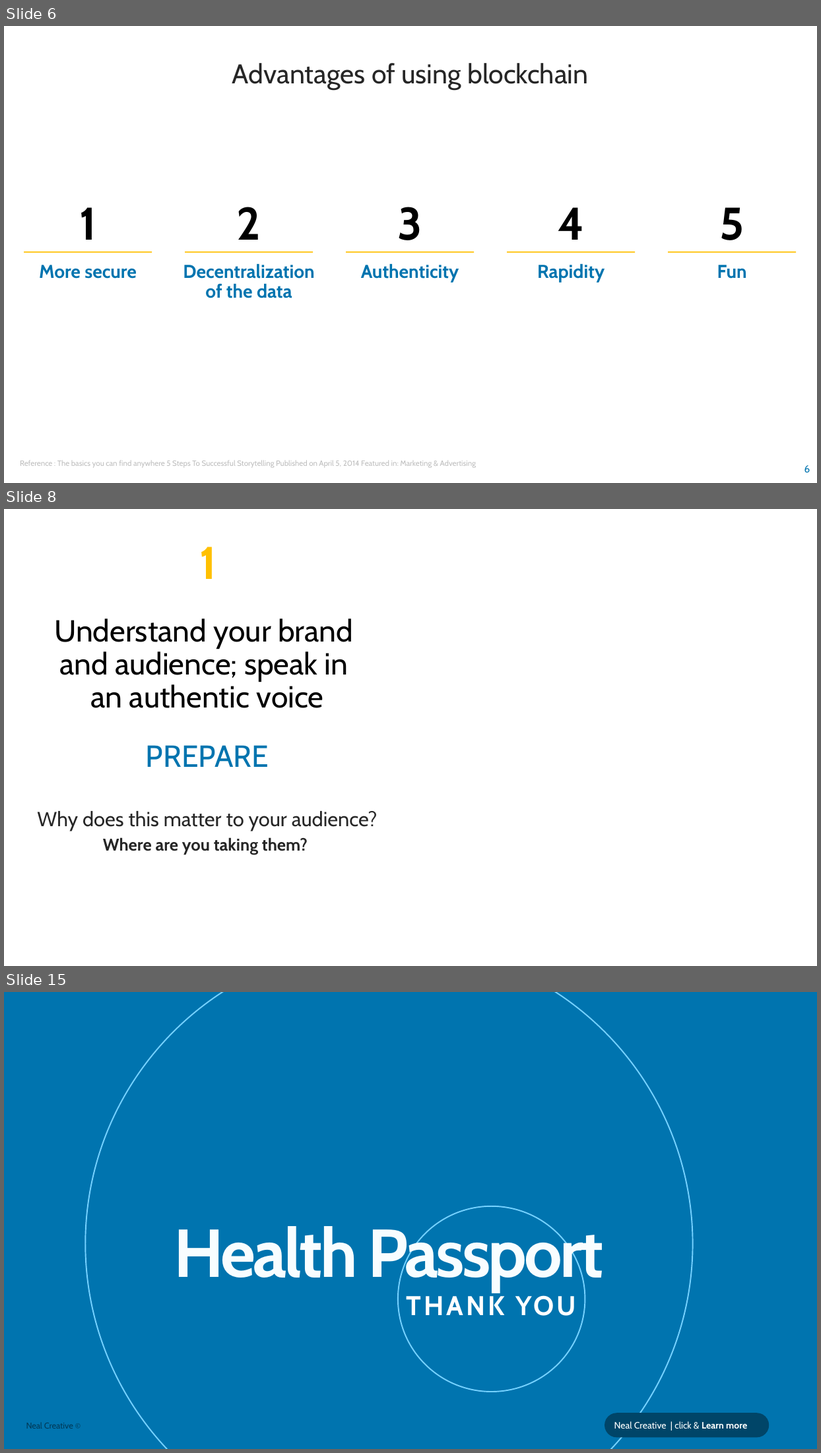
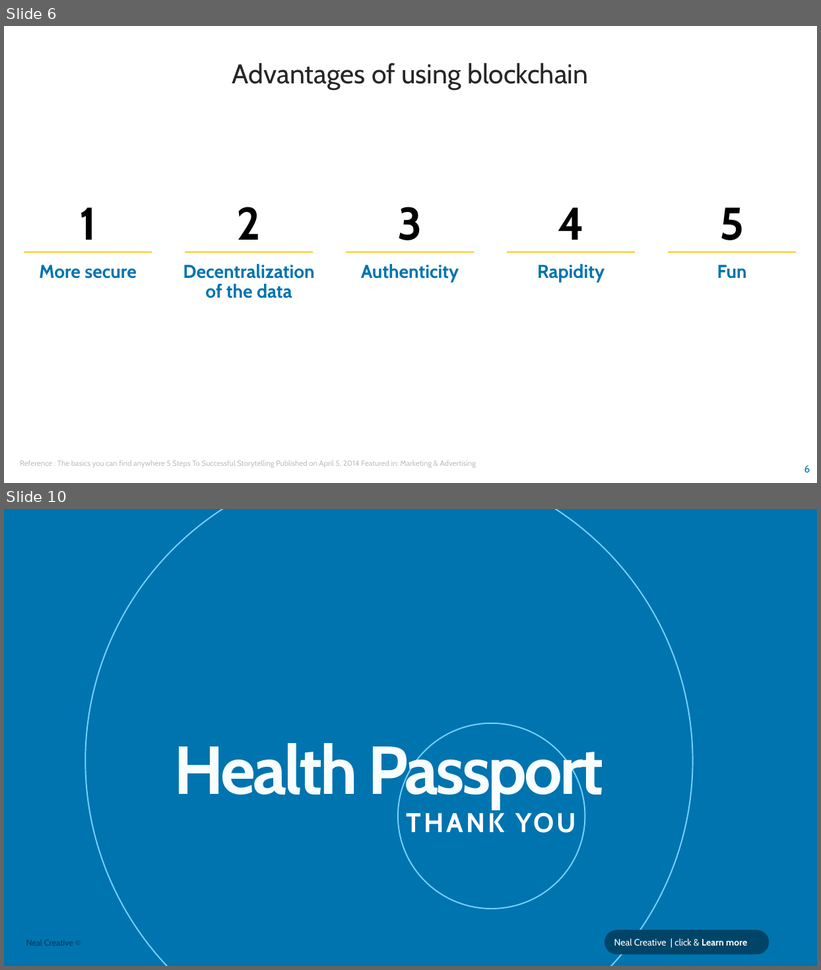
Before and after one commit to amaury-mercier/hackathon_blockchain, a slide deck: Hackathon Blockchain bis.pptx. Shown one above the other, each under a label of ours: slides 6, 8 and 15 before the commit, slides 6 and 10 after it; the slides between them are not shown. The pictures are 821x1453 and 821x970 pixels, drawn with LibreOffice and Linux fonts; fonts in the diff are those of the drawing; background and template pictures are left out. Boxes give left, top, right and bottom in pixels: in the first picture for what was removed or moved away, otherwise in the second. Text is boxed around its words. In the diff, an @@ line names an element or a change of style, - is before the commit and + after.

```diff
--- a/Hackathon Blockchain bis.pptx
+++ b/Hackathon Blockchain bis.pptx
@@ slide 8 removed at <box>4,509,817,966</box>, background #FFFFFF @@
@@ text removed at <box>200,547,217,579</box> @@
-1
@@ text removed at <box>54,619,353,708</box> @@
-Understand your brand
-and audience; speak in
-an authentic voice
@@ text removed at <box>37,745,378,854</box> @@
-PREPARE
-    Why does this matter to your audience?
-      Where are you taking them?
@@ page number removed at <box>694,943,729,966</box> @@
-8
@@ page number removed at <box>794,941,817,966</box> @@
-8
@@ what was slide 15 is now slide 10 @@
```
Also in this commit, not shown: 3 slides added, 7 other slides removed.
